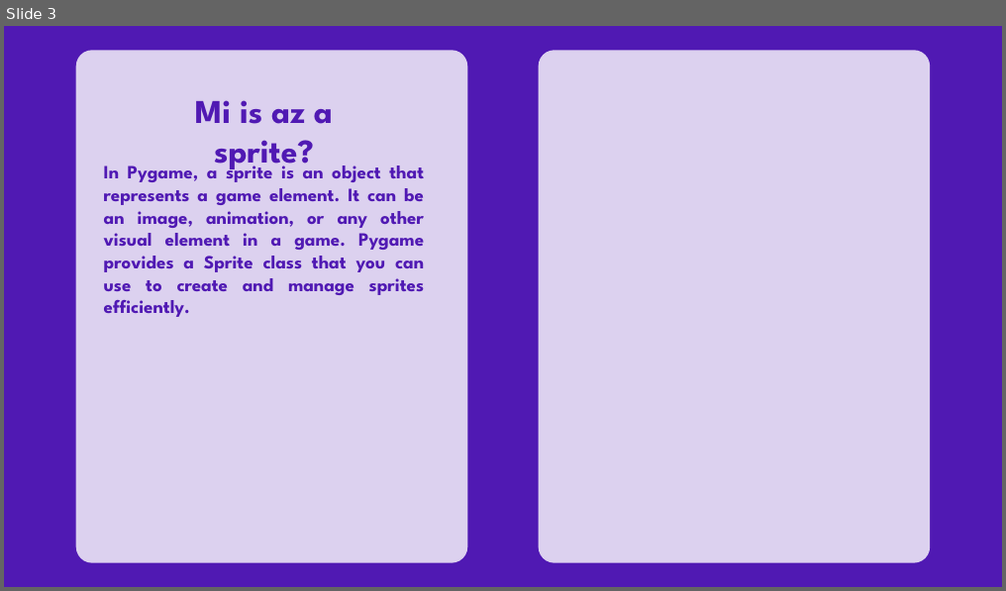
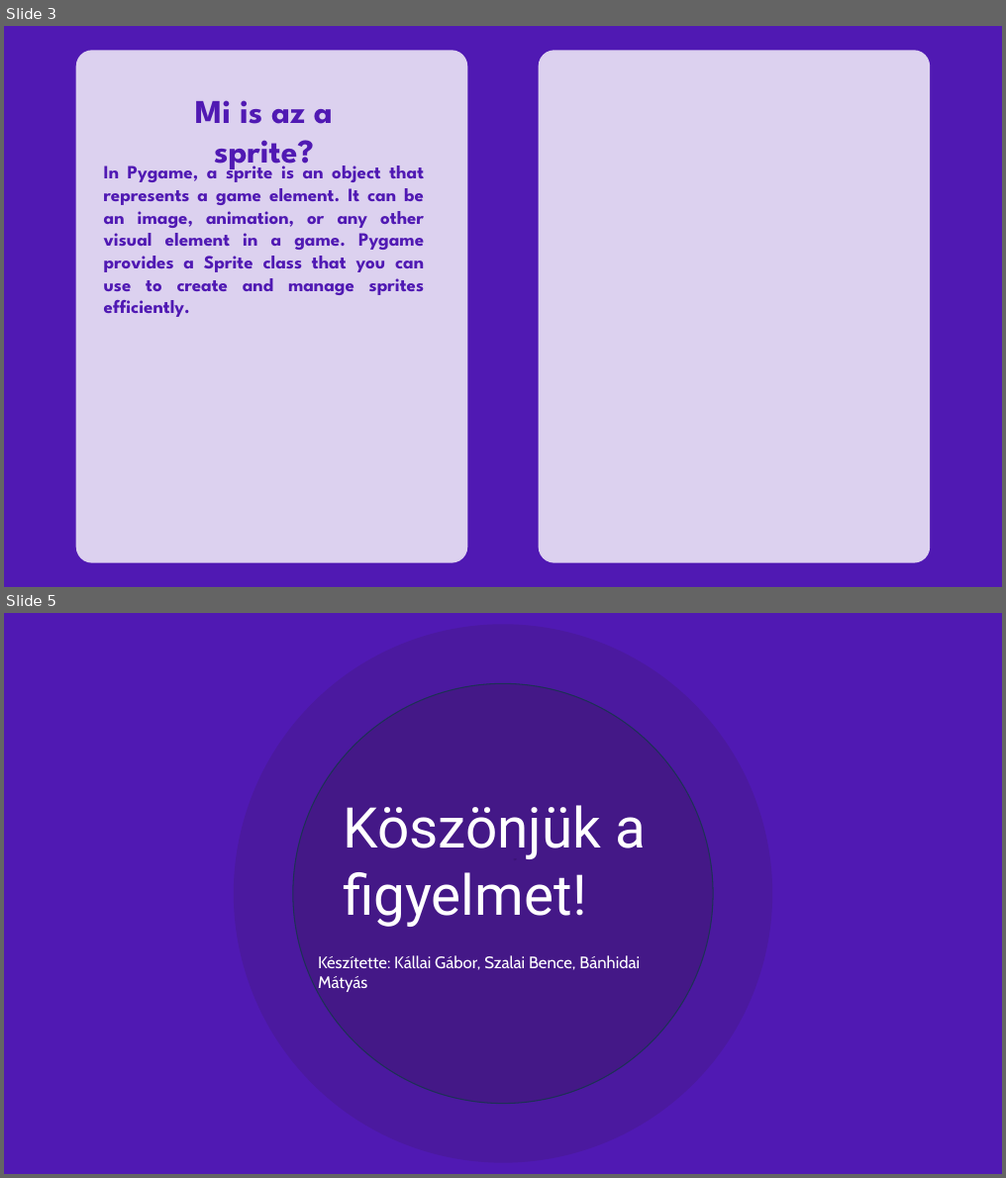
Before and after one commit to Benceszalaiii/HTML-PPT-Project, a slide deck: Prezentáció.pptx. Shown one above the other, each under a label of ours: slide 3 before the commit, slides 3 and 5 after it; the slides between them are not shown. The pictures are 1006x591 and 1006x1178 pixels, drawn with LibreOffice and Linux fonts; fonts in the diff are those of the drawing. Boxes give left, top, right and bottom in pixels: in the first picture for what was removed or moved away, otherwise in the second. Text is boxed around its words. In the diff, an @@ line names an element or a change of style, - is before the commit and + after.

```diff
--- a/Prezentáció.pptx
+++ b/Prezentáció.pptx
@@ slide 5 added at bbox=[4, 613, 1002, 1174], background #5019B3 @@
@@ ellipse added at bbox=[234, 624, 773, 1163], fill #4B199F @@
@@ ellipse added at bbox=[293, 683, 713, 1103], fill #441887, outline #1E3256 1 pt @@
@@ text added at bbox=[318, 956, 640, 992], 16 pt, text #FFFFFF @@
+Készítette: Kállai Gábor, Szalai Bence, Bánhidai Mátyás
```
Also in this commit, not shown: 1 slide changed, 1 other slide added, 2 slides removed.
